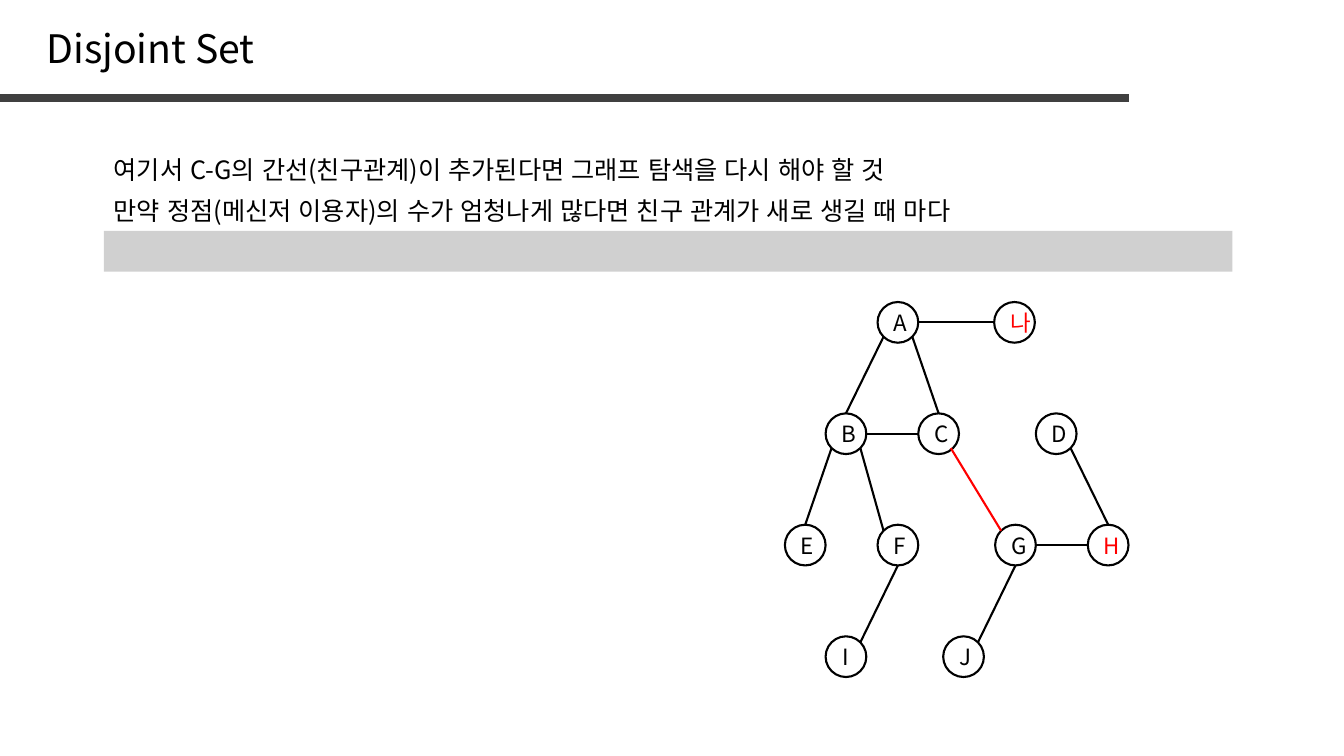
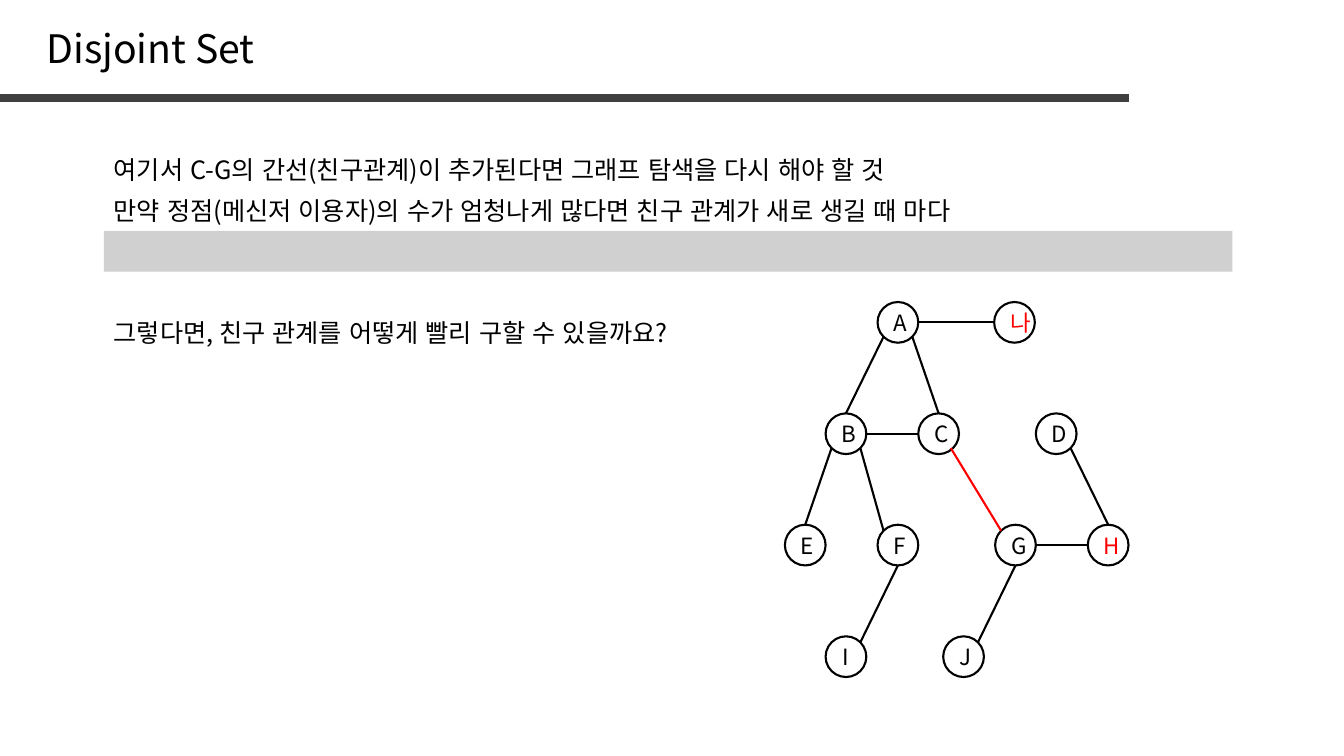
Before and after one commit to jaehoo1/PS-study, a slide deck: slide 6 of study/10_Disjoint Set.pptx. Drawn at 1344x756 pixels with LibreOffice and Linux fonts; fonts in the diff are those of the drawing; grey boxes stand for pictures. Boxes give left, top, right and bottom in pixels: in the first picture for what was removed or moved away, otherwise in the second. Text is boxed around its words. In the diff, an @@ line names an element or a change of style, - is before the commit and + after.

```diff
--- a/study/10_Disjoint Set.pptx
+++ b/study/10_Disjoint Set.pptx
@@ text added at [114,321,668,347], 18 pt, text #000000 @@
+그렇다면, 친구 관계를 어떻게 빨리 구할 수 있을까요?
```
Also in this commit, not shown: 1 other slide changed, 3 slides added.
